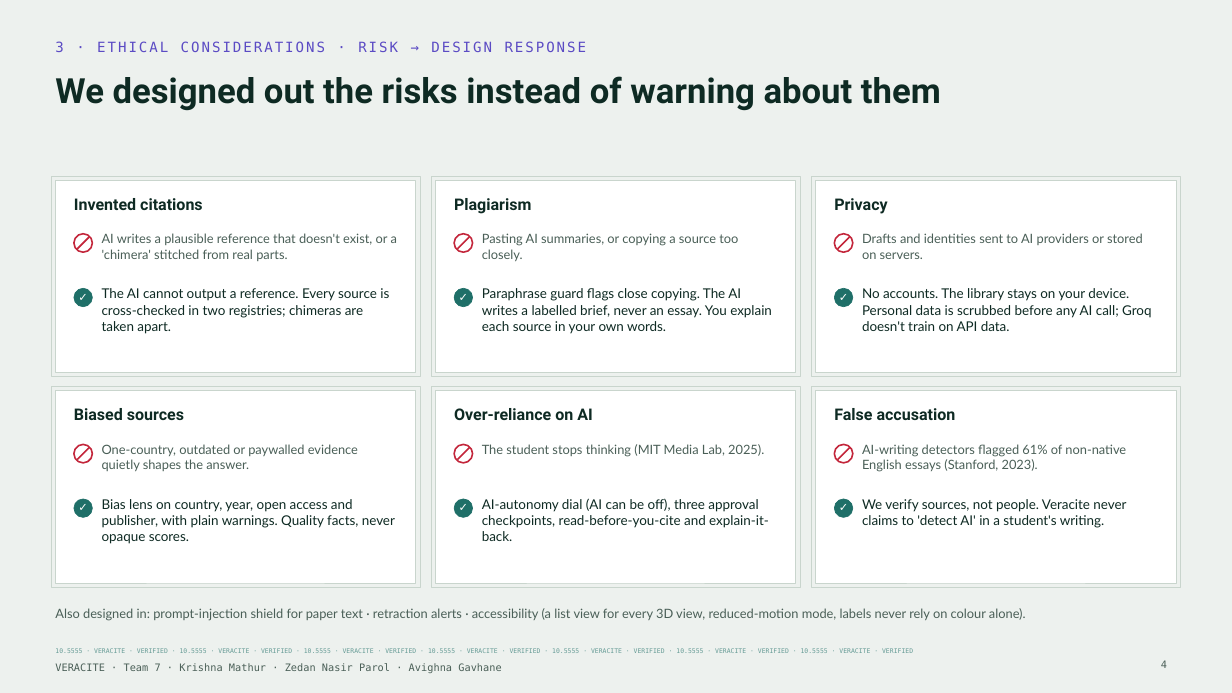
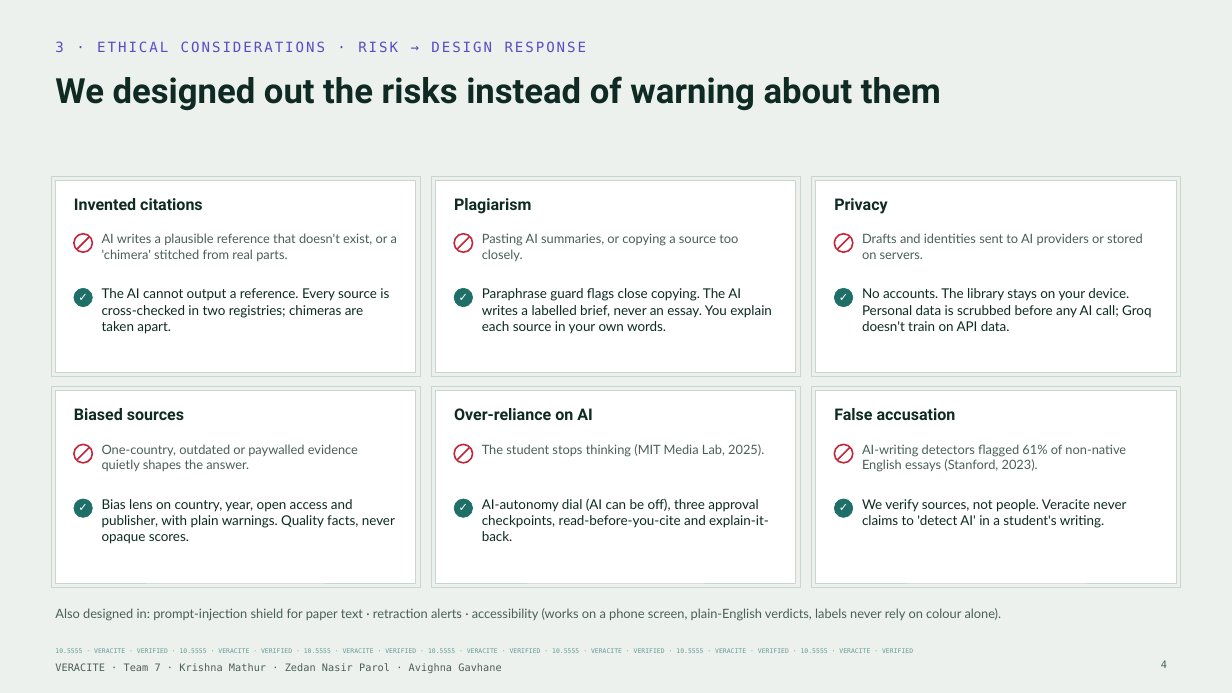
Before and after one commit to krish2105/veracite, a slide deck: slide 4 of submissions/phase1/Team7_Veracite_Phase1_Deck.pptx. Drawn at 1232x693 pixels with LibreOffice and Linux fonts; fonts in the diff are those of the drawing. Boxes give left, top, right and bottom in pixels: in the first picture for what was removed or moved away, otherwise in the second. Text is boxed around its words. In the diff, an @@ line names an element or a change of style, - is before the commit and + after.

```diff
--- a/submissions/phase1/Team7_Veracite_Phase1_Deck.pptx
+++ b/submissions/phase1/Team7_Veracite_Phase1_Deck.pptx
@@ text at [55,608,1002,620]: text changed @@
-Also designed in: prompt-injection shield for paper text · retraction alerts · accessibility (a list view for every 3D view, reduced-motion mode, labels never rely on colour alone).
+Also designed in: prompt-injection shield for paper text · retraction alerts · accessibility (works on a phone screen, plain-English verdicts, labels never rely on colour alone).
```
Also in this commit, not shown: 5 other slides changed, 5 other files.
